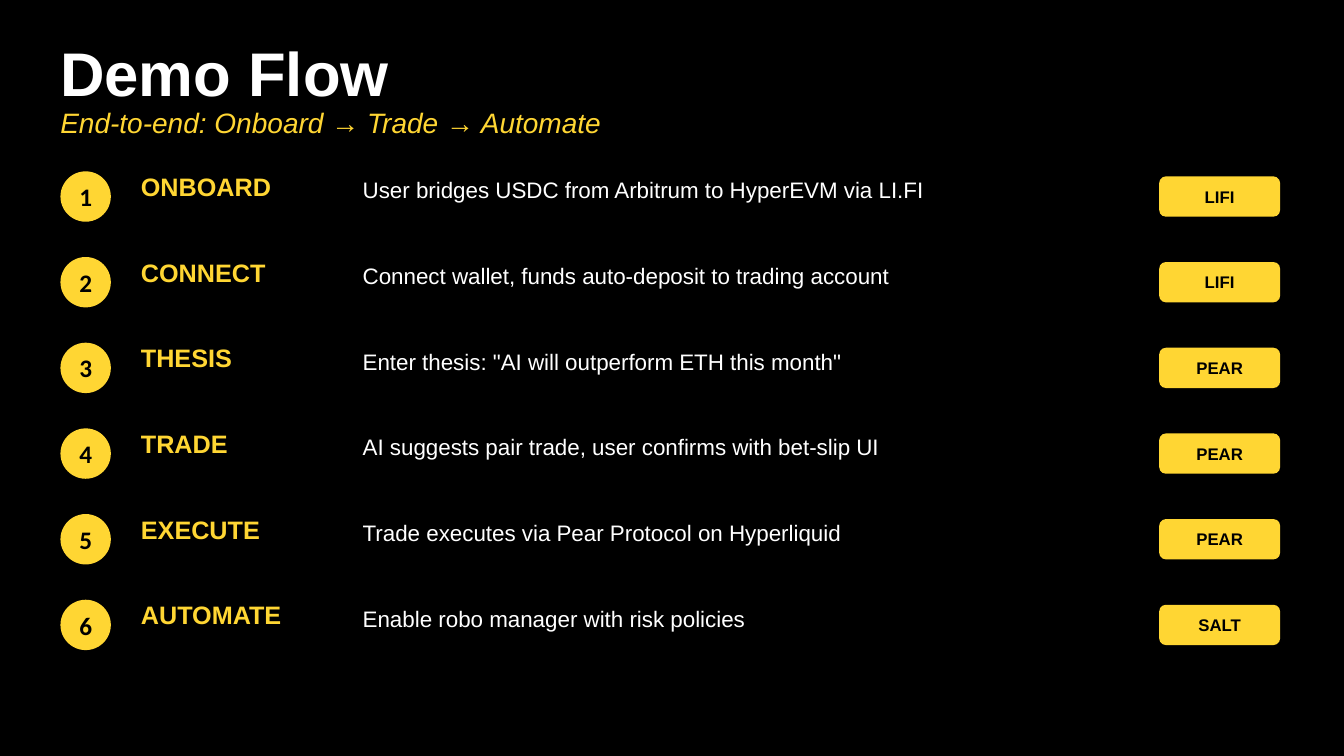
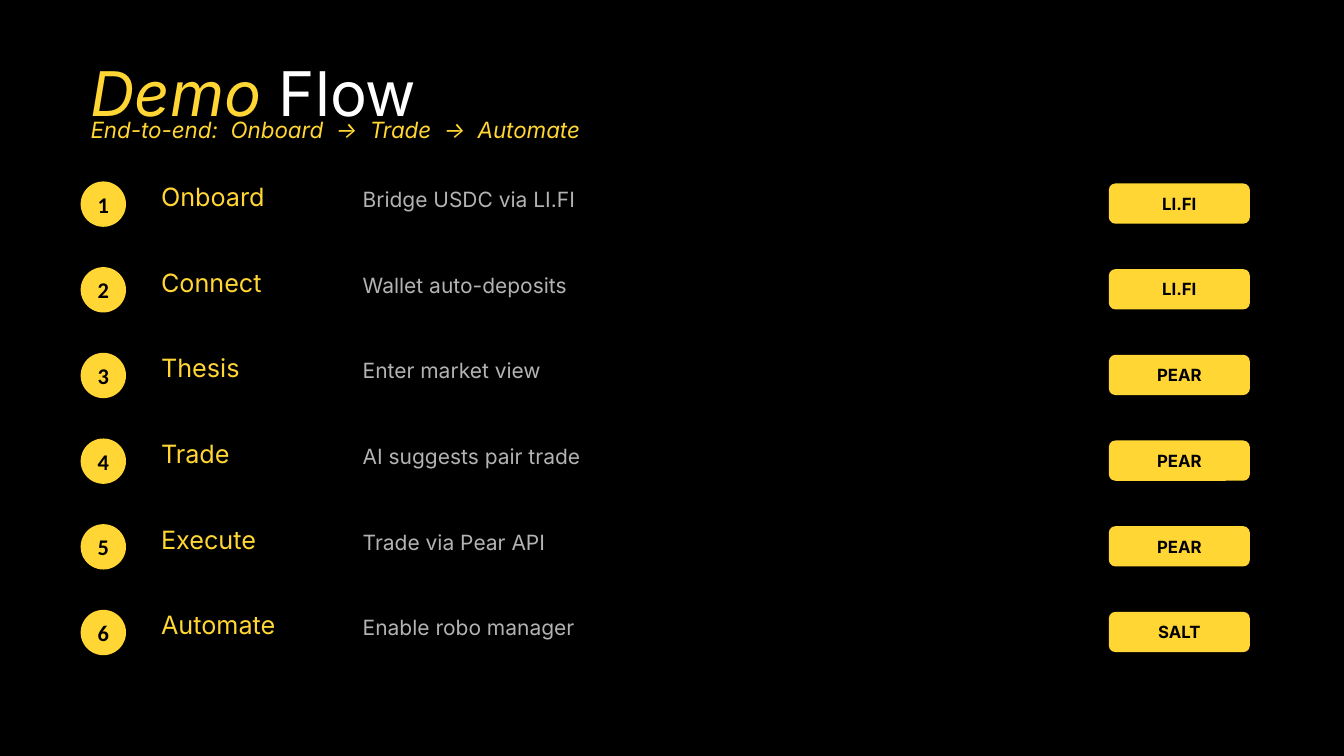
Before and after one commit to RealKevinApetrei/tago-leap, a slide deck: slide 9 of TAGO_Leap_Pitch_Deck.pptx (slide 8 before the commit). Drawn at 1344x756 pixels with LibreOffice and Linux fonts; fonts in the diff are those of the drawing. Boxes give left, top, right and bottom in pixels: in the first picture for what was removed or moved away, otherwise in the second. Text is boxed around its words. In the diff, an @@ line names an element or a change of style, - is before the commit and + after.

```diff
--- a/TAGO_Leap_Pitch_Deck.pptx
+++ b/TAGO_Leap_Pitch_Deck.pptx
@@ text "Demo Flow": place and size @@
-text "Demo Flow" at [60, 51, 388, 97]
+text "Demo Flow" at [91, 71, 416, 129]
@@ text "Demo Flow" at [91, 71, 416, 129]: font Arial to Inter, bold off; text colour #FFFFFF to #FFD633, italic on in "Demo" @@
@@ text "End-to-end: Onboard → Trade → ...": place and size @@
-text "End-to-end: Onboard → Trade → ..." at [60, 112, 601, 134]
+text "End-to-end: Onboard → Trade → ..." at [91, 121, 580, 139]
@@ text "End-to-end: Onboard → Trade → ..." at [91, 121, 580, 139]: size 20 to 16 pt, font Arial to Inter @@
@@ rounded rectangle removed at [1159, 176, 1280, 217] @@
-LIFI
@@ ellipse "1": place and size @@
-ellipse "1" at [60, 171, 111, 222]
+ellipse "1" at [81, 181, 126, 227]
@@ text at [161, 187, 264, 207]: text changed; font Arial to Inter; bold off @@
-ONBOARD
+Onboard
@@ text at [363, 191, 575, 212]: text changed; size 16 to 15 pt; font Arial to Inter; text colour #FFFFFF to #B3B3B3 @@
-User bridges USDC from Arbitrum to HyperEVM via LI.FI
+Bridge USDC via LI.FI
@@ rounded rectangle added at [1109, 184, 1250, 224], fill #FFD633, 12 pt, text #000000, bold @@
+LI.FI
@@ ellipse "2": place and size @@
-ellipse "2" at [60, 257, 111, 308]
+ellipse "2" at [81, 267, 126, 313]
@@ rounded rectangle added at [1109, 269, 1250, 310], fill #FFD633, 12 pt, text #000000, bold @@
+LI.FI
@@ rounded rectangle removed at [1159, 262, 1280, 302] @@
-LIFI
@@ text at [161, 273, 261, 293]: text changed; font Arial to Inter; bold off @@
-CONNECT
+Connect
@@ text at [363, 277, 566, 298]: text changed; size 16 to 15 pt; font Arial to Inter; text colour #FFFFFF to #B3B3B3 @@
-Connect wallet, funds auto-deposit to trading account
+Wallet auto-deposits
@@ ellipse "3": place and size @@
-ellipse "3" at [60, 343, 111, 393]
+ellipse "3" at [81, 353, 126, 398]
@@ text at [161, 358, 239, 378]: text changed; font Arial to Inter; bold off @@
-THESIS
+Thesis
@@ text removed at [363, 353, 841, 375] @@
-Enter thesis: "AI will outperform ETH this month"
@@ rounded rectangle "PEAR": place and size @@
-rounded rectangle "PEAR" at [1159, 348, 1280, 388]
+rounded rectangle "PEAR" at [1109, 355, 1250, 395]
@@ text added at [363, 362, 541, 378], 15 pt, text #B3B3B3 @@
+Enter market view
@@ ellipse "4": place and size @@
-ellipse "4" at [60, 429, 111, 479]
+ellipse "4" at [81, 439, 126, 484]
@@ text at [161, 444, 230, 464]: text changed; font Arial to Inter; bold off @@
-TRADE
+Trade
@@ text at [363, 448, 580, 469]: text changed; size 16 to 15 pt; font Arial to Inter; text colour #FFFFFF to #B3B3B3 @@
-AI suggests pair trade, user confirms with bet-slip UI
+AI suggests pair trade
@@ rounded rectangle "PEAR": place and size @@
-rounded rectangle "PEAR" at [1159, 434, 1280, 474]
+rounded rectangle "PEAR" at [1109, 441, 1250, 481]
@@ size 18 to 16 pt in 6 elements at [81, 267, 126, 313], [81, 353, 126, 398], [81, 439, 126, 484], [81, 610, 126, 655], [81, 181, 126, 227], [81, 524, 126, 570] @@
@@ ellipse "5": place and size @@
-ellipse "5" at [60, 514, 111, 565]
+ellipse "5" at [81, 524, 126, 570]
@@ text at [161, 530, 256, 550]: text changed; font Arial to Inter; bold off @@
-EXECUTE
+Execute
@@ text at [363, 534, 545, 550]: text changed; size 16 to 15 pt; font Arial to Inter; text colour #FFFFFF to #B3B3B3 @@
-Trade executes via Pear Protocol on Hyperliquid
+Trade via Pear API
@@ rounded rectangle "PEAR": place and size @@
-rounded rectangle "PEAR" at [1159, 519, 1280, 560]
+rounded rectangle "PEAR" at [1109, 526, 1250, 567]
@@ ellipse "6": place and size @@
-ellipse "6" at [60, 600, 111, 650]
+ellipse "6" at [81, 610, 126, 655]
@@ text at [161, 615, 275, 635]: text changed; font Arial to Inter; bold off @@
-AUTOMATE
+Automate
@@ text at [363, 619, 574, 640]: text changed; size 16 to 15 pt; font Arial to Inter; text colour #FFFFFF to #B3B3B3 @@
-Enable robo manager with risk policies
+Enable robo manager
@@ font Arial to Inter in 4 elements at [1109, 526, 1250, 567], [1109, 355, 1250, 395], [1109, 441, 1250, 481], [1109, 612, 1250, 652] @@
@@ rounded rectangle "SALT": place and size @@
-rounded rectangle "SALT" at [1159, 605, 1280, 645]
+rounded rectangle "SALT" at [1109, 612, 1250, 652]
```
Also in this commit, not shown: 8 other slides changed, 3 slides added, 2 slides removed, 6 other files.
